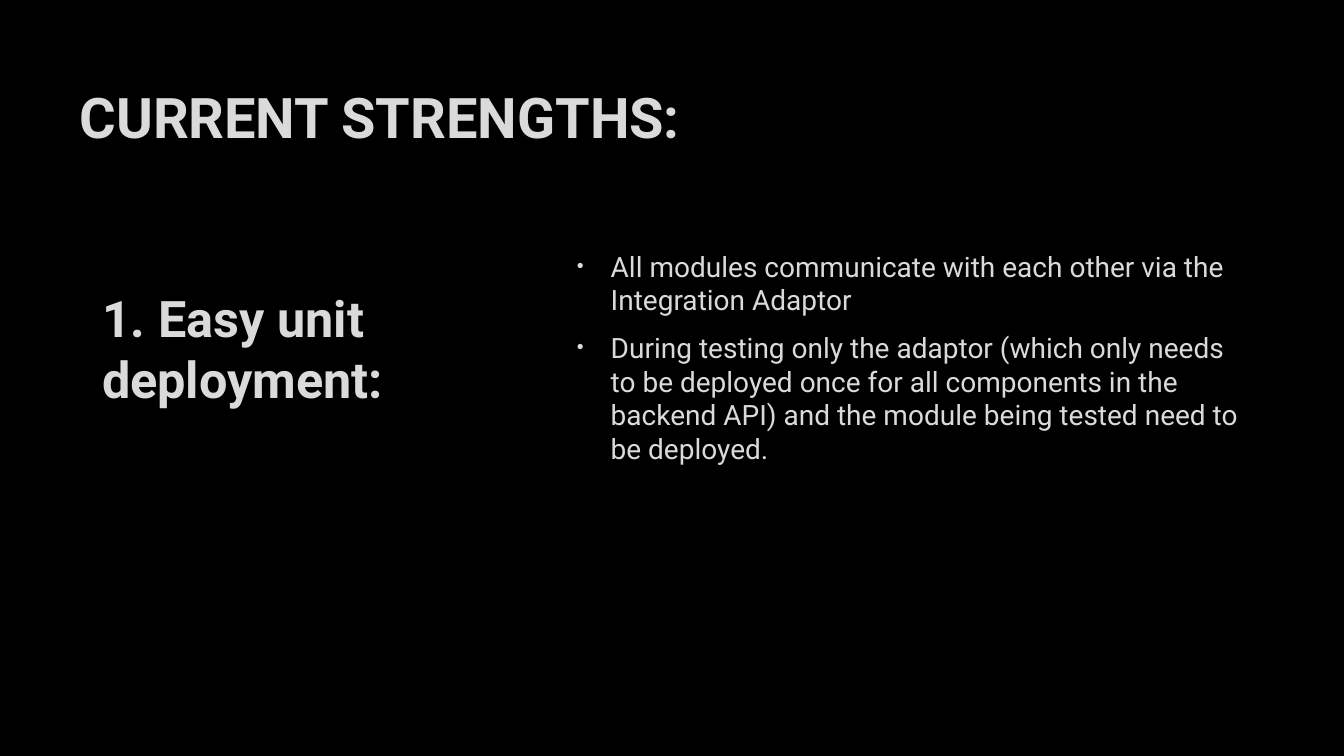
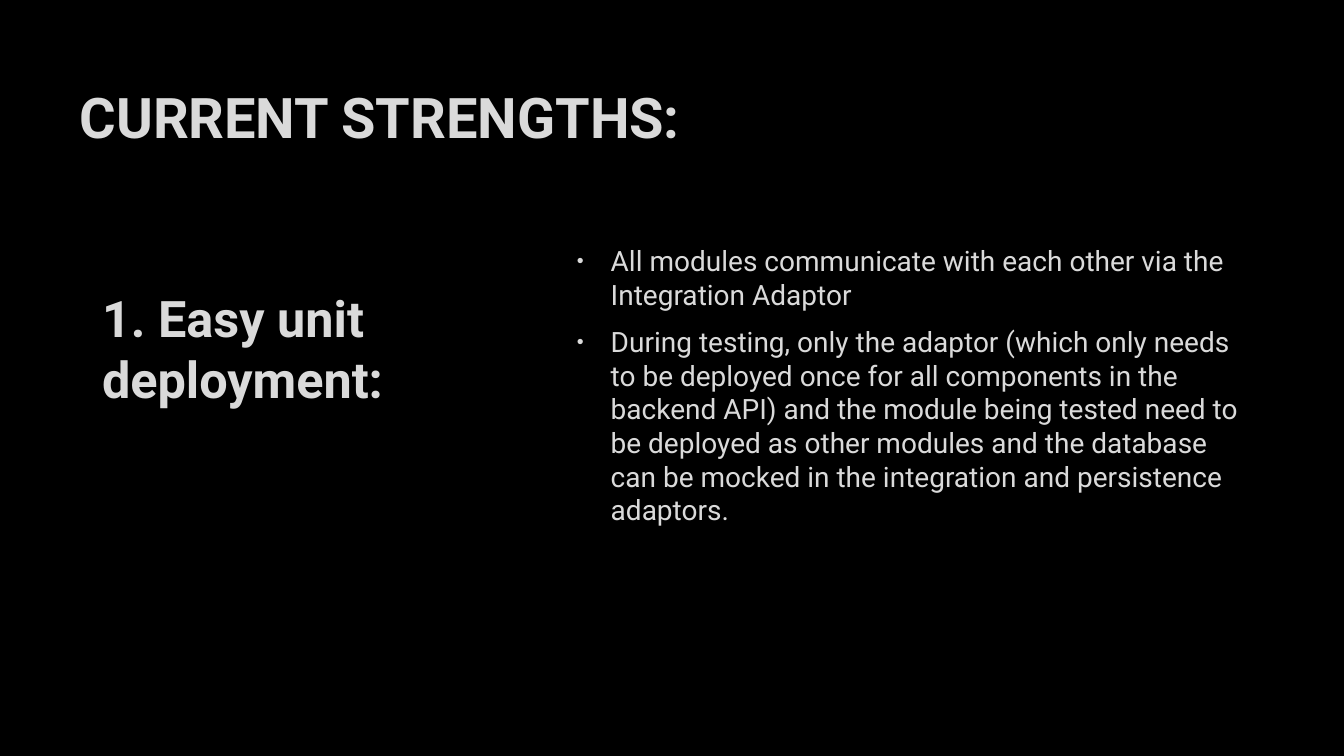
Before and after one commit to mayembe-martin/software_architecture_schedules, a slide deck: slide 8 of M2/Presentation_Qualities.pptx. Drawn at 1344x756 pixels with LibreOffice and Linux fonts; fonts in the diff are those of the drawing; background and template pictures are left out. Boxes give left, top, right and bottom in pixels: in the first picture for what was removed or moved away, otherwise in the second. Text is boxed around its words. In the diff, an @@ line names an element or a change of style, - is before the commit and + after.

```diff
--- a/M2/Presentation_Qualities.pptx
+++ b/M2/Presentation_Qualities.pptx
@@ text at box(611, 329, 1238, 526): text changed @@
-• During testing only the adaptor (which only needs to be deployed once for all components in the backend API) and the module being tested need to be deployed.
+• During testing, only the adaptor (which only needs to be deployed once for all components in the backend API) and the module being tested need to be deployed as other modules and the database can be mocked in the integration and persistence adaptors.
```
Also in this commit, not shown: 3 other slides changed, 2 slides added, 2 slides removed.
